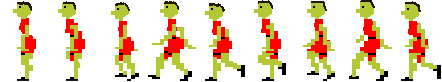
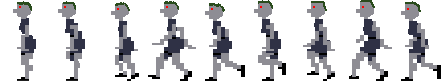
Layers edited between the first and the second 442x82 image:
painted on "Layer 2" over [13, 0, 437, 79]
